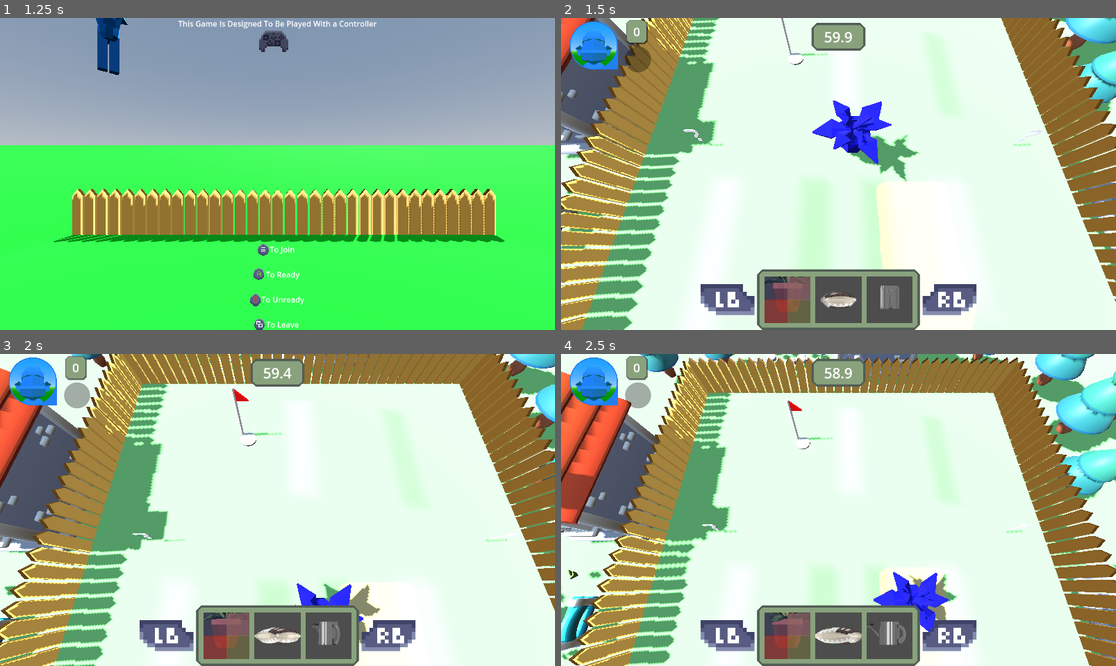
Above: before the commit, frames 1-4 (two rows, left to right).
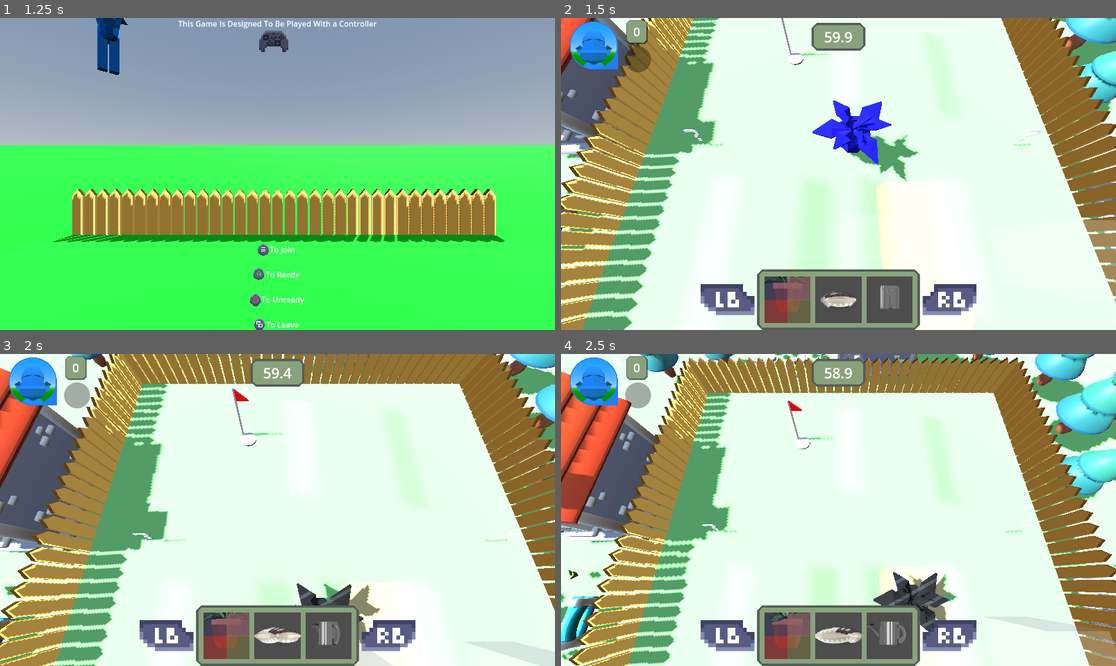
Above: after the commit, the same moments.

Repository: ronincampbell/GDS2Project
Game: Godot game, scene res://maps/lobby.tscn
Two runs of this game, one before a commit and one after it. Both use one fixed random seed, a clock stepped at 60 frames per second and the inputs below. The engine's default icon, where the game draws it, is replaced by a stand-in: a white triangle on a blue panel in a dark square.
Inputs (mouse positions are in pixels of both pictures, inside the frame that each line leads up to):
- Up to frame 1 (1.25 s): tap Enter (KeyboardJoin) at 0.5 s; move the mouse to (399, 158) at 0.52 s; hold D (PlayerRight) from 0.53 s (still down); hold Enter (KeyboardJoin) from 0.53 s (still down); click (399, 158) at 0.67 s
- Up to frame 2 (1.5 s): move the mouse to (727, 189) at 1.27 s; release D (PlayerRight) at 1.28 s; release Enter (KeyboardJoin) at 1.28 s; hold S (PlayerDown) from 1.28 s (still down); tap E (PlayerInteract) at 1.35 s
- Up to frame 3 (2 s): keep holding S (PlayerDown)
- Up to frame 4 (2.5 s): move the mouse to (894, 441) at 2.02 s; release S (PlayerDown) at 2.03 s; hold D (PlayerRight) from 2.03 s (still down); tap Q at 2.1 s

Frame 1 is identical in both runs. In frame 2, 0.7% of the frame differs, in the area x 93-100%, y 64-91%; in frame 3, 0.6%; in frame 4, 1.7%, in the area x 56-100%, y 69-100%.

Commit message:
Fixing problem I made

Diff:
--- a/CoreObjects/ball_spawn_marker.tscn
+++ b/CoreObjects/ball_spawn_marker.tscn
@@ -1,12 +1,18 @@
-[gd_scene load_steps=4 format=3 uid="uid://cfr5kki42eooe"]
-
-[ext_resource type="Material" uid="uid://dy22ue18i08le" path="res://CoreObjects/spawn_marker_material.tres" id="1_ivv0k"]
+[gd_scene load_steps=5 format=3 uid="uid://cfr5kki42eooe"]
 
 [sub_resource type="BoxShape3D" id="BoxShape3D_flt8v"]
 size = Vector3(2, 3.17885, 2)
 
+[sub_resource type="CanvasItemMaterial" id="CanvasItemMaterial_piuwt"]
+
+[sub_resource type="StandardMaterial3D" id="StandardMaterial3D_flt8v"]
+next_pass = SubResource("CanvasItemMaterial_piuwt")
+transparency = 1
+albedo_color = Color(1, 1, 1, 0.231373)
+backlight_enabled = true
+
 [sub_resource type="BoxMesh" id="BoxMesh_cmdxs"]
-material = ExtResource("1_ivv0k")
+material = SubResource("StandardMaterial3D_flt8v")
 size = Vector3(2, 3.17885, 2)
 
 [node name="BallSpawnMarker" type="Marker3D" groups=["BallSpawnMarkers"]]
--- a/CoreObjects/club_spawn_marker.tscn
+++ b/CoreObjects/club_spawn_marker.tscn
@@ -1,12 +1,18 @@
-[gd_scene load_steps=4 format=3 uid="uid://dyoyq245t0u2w"]
-
-[ext_resource type="Material" uid="uid://dy22ue18i08le" path="res://CoreObjects/spawn_marker_material.tres" id="1_xywwi"]
+[gd_scene load_steps=5 format=3 uid="uid://dyoyq245t0u2w"]
 
 [sub_resource type="BoxShape3D" id="BoxShape3D_m1c6m"]
 size = Vector3(2, 3.17885, 2)
 
+[sub_resource type="CanvasItemMaterial" id="CanvasItemMaterial_piuwt"]
+
+[sub_resource type="StandardMaterial3D" id="StandardMaterial3D_m1c6m"]
+next_pass = SubResource("CanvasItemMaterial_piuwt")
+transparency = 1
+albedo_color = Color(1, 1, 1, 0.231373)
+backlight_enabled = true
+
 [sub_resource type="BoxMesh" id="BoxMesh_yyu87"]
-material = ExtResource("1_xywwi")
+material = SubResource("StandardMaterial3D_m1c6m")
 size = Vector3(2, 3.17885, 2)
 
 [node name="ClubSpawnMarker" type="Marker3D" groups=["ClubSpawnMarkers"]]
